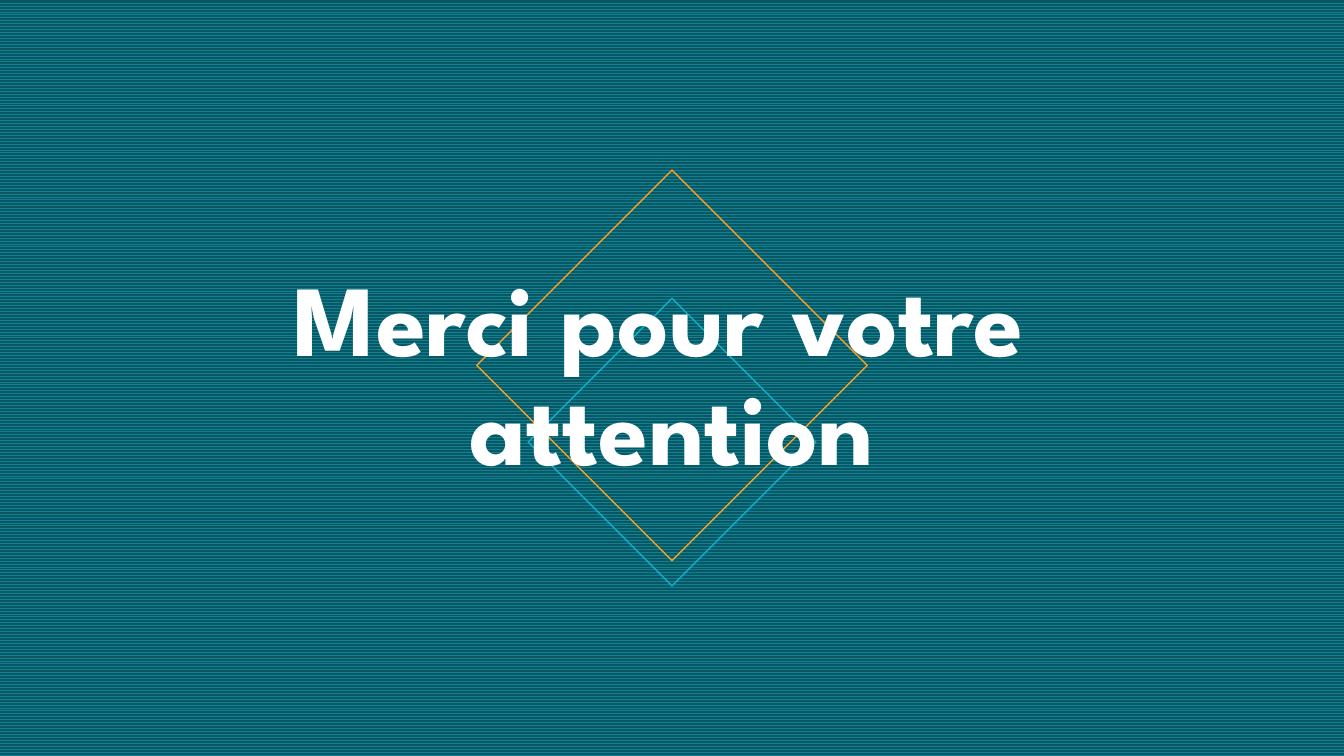
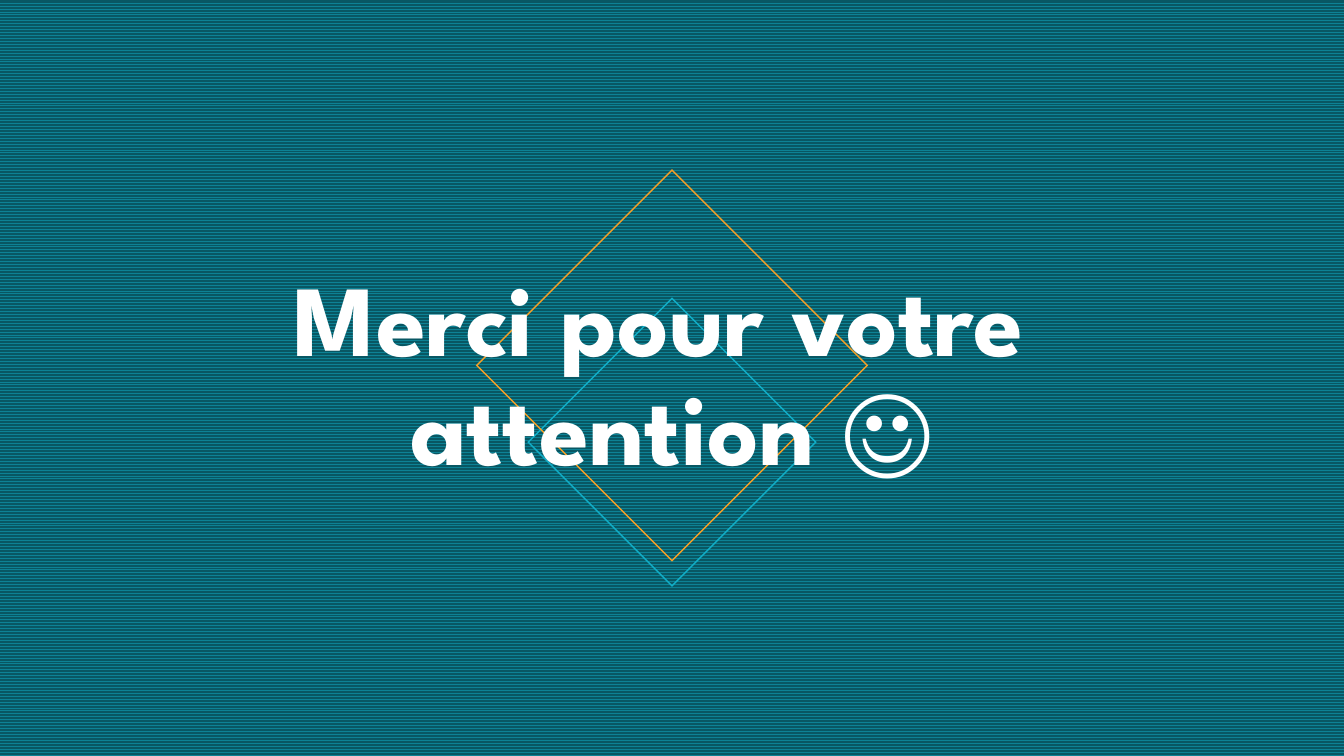
Before and after one commit to Mcflan-7/P03_macgyver-labyrinth, a slide deck: slide 10 of media/extra/p3_soutenance.pptm. Drawn at 1344x756 pixels with LibreOffice and Linux fonts; fonts in the diff are those of the drawing. Boxes give left, top, right and bottom in pixels: in the first picture for what was removed or moved away, otherwise in the second. Text is boxed around its words. In the diff, an @@ line names an element or a change of style, - is before the commit and + after.

```diff
--- a/media/extra/p3_soutenance.pptm
+++ b/media/extra/p3_soutenance.pptm
@@ title at [294,255,1023,494]: text changed @@
-Merci pour votre
-attention
+Merci pour votre
+attention ☺
```
Also in this commit, not shown: 1 other slide changed, 1 slide added, 1 slide removed, 2 other files.
